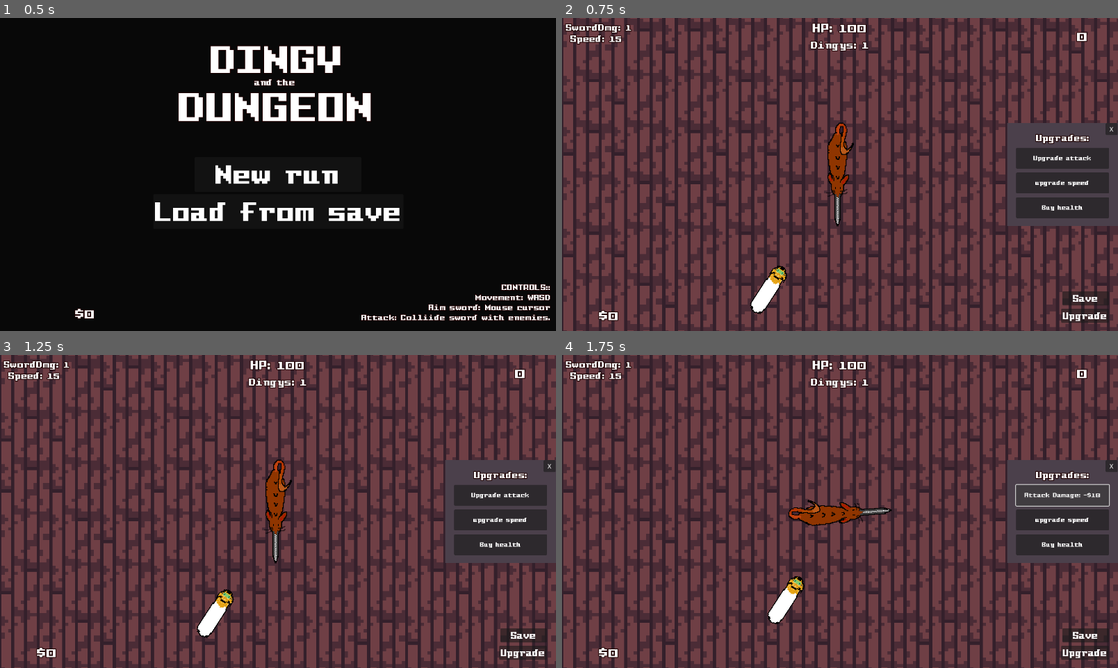
Above: before the commit, frames 1-4 (two rows, left to right).
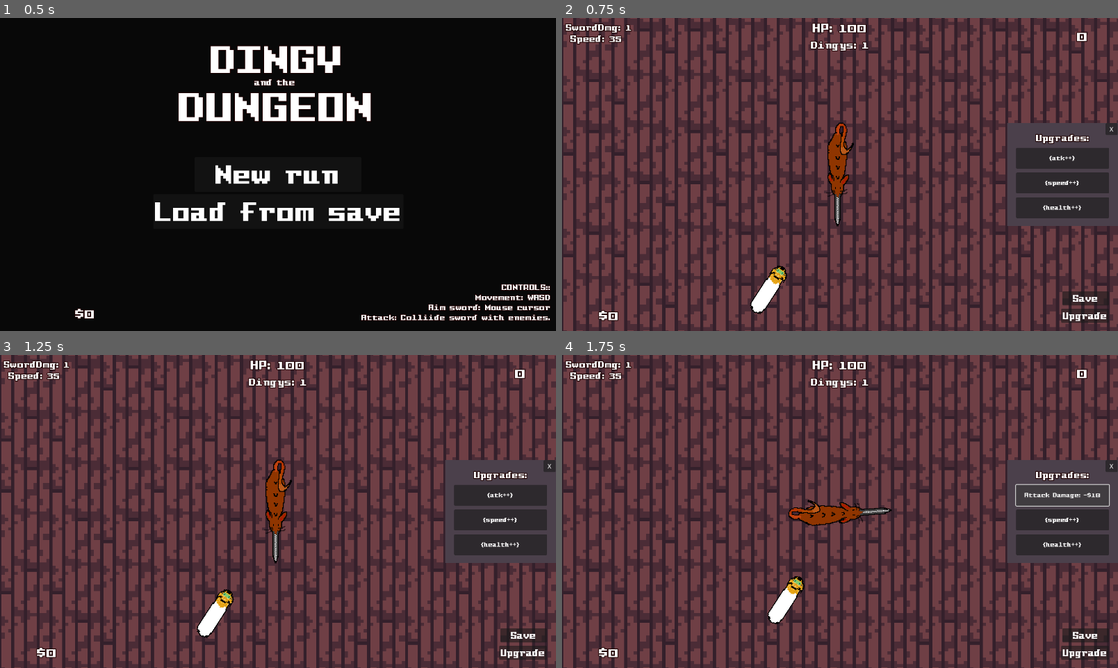
Above: after the commit, the same moments.

Repository: snoutibur-academic/Dingy-Dungeon-Game
Game: Godot game, scene res://Scenes/Main/Main.tscn
The game is run twice, just before and just after one commit, with the same random seed, the same clock (stepped at 60 frames per second) and the same inputs.
Inputs:
- Up to frame 1 (0.5 s): no input
- Up to frame 2 (0.75 s): click "New run" at 0.5 s
- Up to frame 3 (1.25 s): no input
- Up to frame 4 (1.75 s): click "Upgrade attack" (after the commit: "{atk++}") at 1.25 s

Frame 1 is identical in both runs. In frame 2, 0.3% of the frame differs, in the area x 8-96%, y 5-62%; in frame 3, 0.3%; in frame 4, 0.2%.

Commit message:
Upgrades finalized! Ish...
Feedback?

Diff:
--- a/GlobalScripts/Game.gd
+++ b/GlobalScripts/Game.gd
@@ -8,7 +8,7 @@
 var healCost = 30
 var healAmount = 5
 
-var playerSpeed = 15
+var playerSpeed = 35
 var speedUpgradeCost = 20
 
 var wave = 0
--- a/Player/HUD.gd
+++ b/Player/HUD.gd
@@ -27,7 +27,7 @@
 		Game.speedUpgradeCost += round(Game.speedUpgradeCost * 1.5 * Game.wave)
 		Game.speedUpgradeCost = Game.wave * 5
 
-		Game.playerSpeed += 5
+		Game.playerSpeed += 10
 
 	$UpgradeMenu/ColorRect/SpeedUpgradeButton.text = "5 speed for -$" + str(Game.speedUpgradeCost)
 
@@ -35,7 +35,7 @@
 	if (Game.money) >= Game.healCost:
 
 		Game.money -= Game.healCost
-		Game.healCost += round(Game.healCost * 1.5 * Game.wave)
+		Game.healCost = round(5 * Game.wave)
 		Game.healAmount = Game.wave * 5
 
 		Game.playerHP += Game.healAmount
--- a/Player/HUD.tscn
+++ b/Player/HUD.tscn
@@ -29,7 +29,7 @@
 script/source = "extends Label
 
 func _process(delta):
-	self.text = \"$\" + str(Game.money)
+	self.text = \"$\" + str(round(Game.money))
 "
 
 [sub_resource type="GDScript" id="GDScript_t5vnu"]
@@ -138,7 +138,7 @@
 grow_horizontal = 2
 grow_vertical = 2
 theme = ExtResource("1_5xnaw")
-text = "Upgrade attack"
+text = "{atk++}"
 
 [node name="SpeedUpgradeButton" type="Button" parent="UpgradeMenu/ColorRect"]
 layout_mode = 1
@@ -154,7 +154,7 @@
 grow_horizontal = 2
 grow_vertical = 2
 theme = ExtResource("1_5xnaw")
-text = "upgrade speed"
+text = "{speed++}"
 
 [node name="BuyHealthButton" type="Button" parent="UpgradeMenu/ColorRect"]
 layout_mode = 1
@@ -170,7 +170,7 @@
 grow_horizontal = 2
 grow_vertical = 2
 theme = ExtResource("1_5xnaw")
-text = "Buy health"
+text = "{health++}"
 
 [node name="Label" type="Label" parent="UpgradeMenu/ColorRect"]
 layout_mode = 1
--- a/Player/Player.gd
+++ b/Player/Player.gd
@@ -1,6 +1,5 @@
 extends CharacterBody2D
 
-@export var move_speed = Game.playerSpeed
 @onready var anim = $AnimatedSprite2D
 
 var swordDirection = Vector2()
@@ -17,7 +16,7 @@
 		Input.get_action_strength("down") - Input.get_action_strength("up")
 	)
 	# Velocity Update
-	velocity = inDir * move_speed
+	velocity = inDir * Game.playerSpeed
 	move_and_slide()
 
 	swordDirection = lerp(swordDirection, get_global_mouse_position(), .3)
--- a/Scenes/Main/MainScene.gd
+++ b/Scenes/Main/MainScene.gd
@@ -23,7 +23,7 @@
 	Game.healCost = 30
 
 	Game.speedUpgradeCost = 20
-	Game.playerSpeed = 15
+	Game.playerSpeed = 35
 
 func _on_start_from_save_pressed():
 	Utils.loadGame()
Not shown, changed: DingusSaveData.bin
